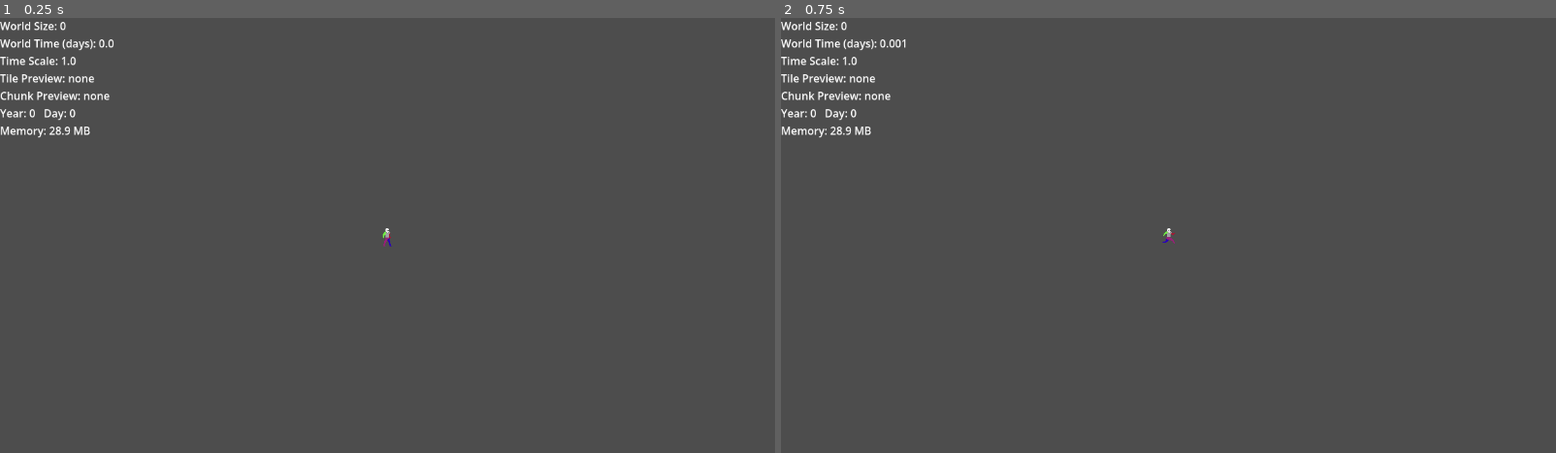
Above: before the commit, frames 1-2 (left to right).
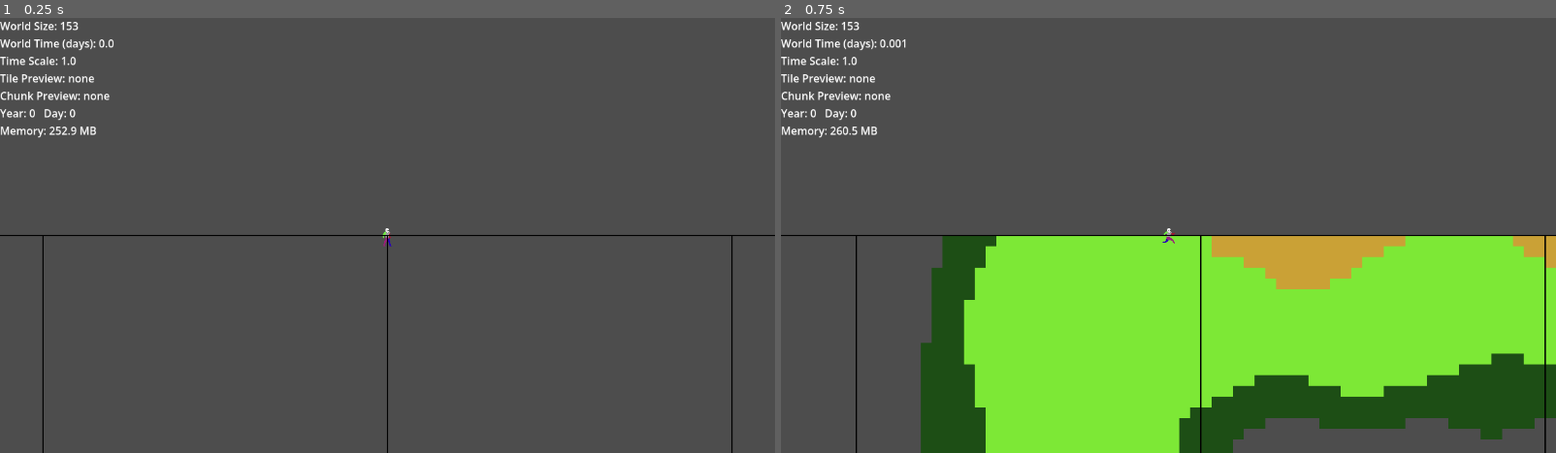
Above: after the commit, the same moments.

Repository: FutureQueenBee/game
Game: Godot game, scene res://WorldRoot.tscn
The game is run twice, just before and just after one commit, with the same random seed, the same clock (stepped at 60 frames per second) and the same inputs.
Inputs (mouse positions are in pixels of both pictures, inside the frame that each line leads up to):
- Up to frame 1 (0.25 s): no input
- Up to frame 2 (0.75 s): tap Enter at 0.5 s; move the mouse to (1339, 213) at 0.52 s; hold Right (ui_right) from 0.53 s (still down); click (1339, 213) at 0.67 s

The runs differ from the first frame. In frame 1, 0.5% of the frame differs, in the area x 0-100%, y 0-100%; in frame 2, 38%.
Error before the commit: Parse Error: Expected statement, found "Indent" instead. (res://scripts/ChunkGenerator.gd:50)

Commit message:
Final Sync: Stabilize Whittaker matrix, 3D noise sampling, and strict tab indentation

Diff:
--- a/scripts/ChunkGenerator.gd
+++ b/scripts/ChunkGenerator.gd
@@ -10,6 +10,7 @@
 	noise_alt.seed = randi()
 	noise_moist.seed = randi()
 	noise_temp.seed = randi()
+
 	noise_alt.frequency = 0.005
 	noise_moist.frequency = 0.01
 	noise_temp.frequency = 0.01
@@ -33,30 +34,17 @@
 			var sample_x = cos(angle) * radius
 			var sample_z = sin(angle) * radius
 
-			var alt = noise_alt.get_noise_3d(sample_x, wy, sample_z)
+			var alt = noise_alt.get_noise_3d(sample_x, wy, sample_z) * 1.2
 			var moist_raw = noise_moist.get_noise_3d(sample_x, wy, sample_z)
 			var temp_raw = noise_temp.get_noise_3d(sample_x, wy, sample_z)
 
-			# 1. Latitude Gradient (0.0 poles, 1.0 equator)
+			# Latitude Temperature Gradient
 			var lat_factor = 1.0 - abs((float(wy) / world_height) * 2.0 - 1.0)
-
-			# 2. Altitude Cooling (Lapse Rate)
-			var alt_cooling = clamp(alt * 0.5, 0.0, 0.5) if alt > 0 else 0.0
-
-			# 3. Final Temperature Calculation
-			var temp_base = (lat_factor * 0.7) + (temp_raw * 0.5 + 0.5) * 0.3
-			var temp_final = clamp(temp_base - alt_cooling, 0.0, 1.0)
-
-						var world_height = world_manager.WORLD_HEIGHT_TILES
-			# Normalize Y to 0.0 (poles) -> 1.0 (equator) -> 0.0 (poles)
-			var lat_factor = 1.0 - abs((float(wy) / world_height) * 2.0 - 1.0)
-
-			# Combine Noise with Latitude (0.0 to 1.0 range)
 			var temp_final = clamp((temp_raw * 0.5 + 0.5) * 0.4 + (lat_factor * 0.6), 0.0, 1.0)
 
 			var t = WorldTile.new()
 			t.altitude = alt
-			t.moisture = moist_raw * 0.5 + 0.5 # Normalize to 0-1
+			t.moisture = moist_raw * 0.5 + 0.5
 			t.temperature = temp_final
 			t.classify_biome()
 
